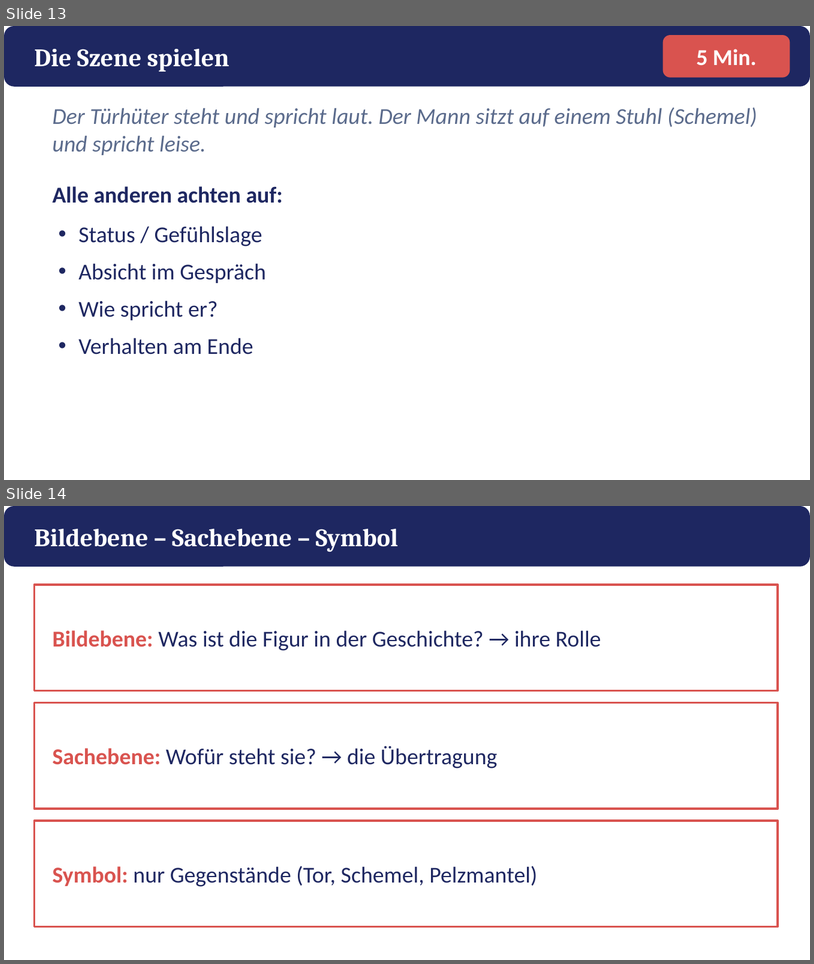
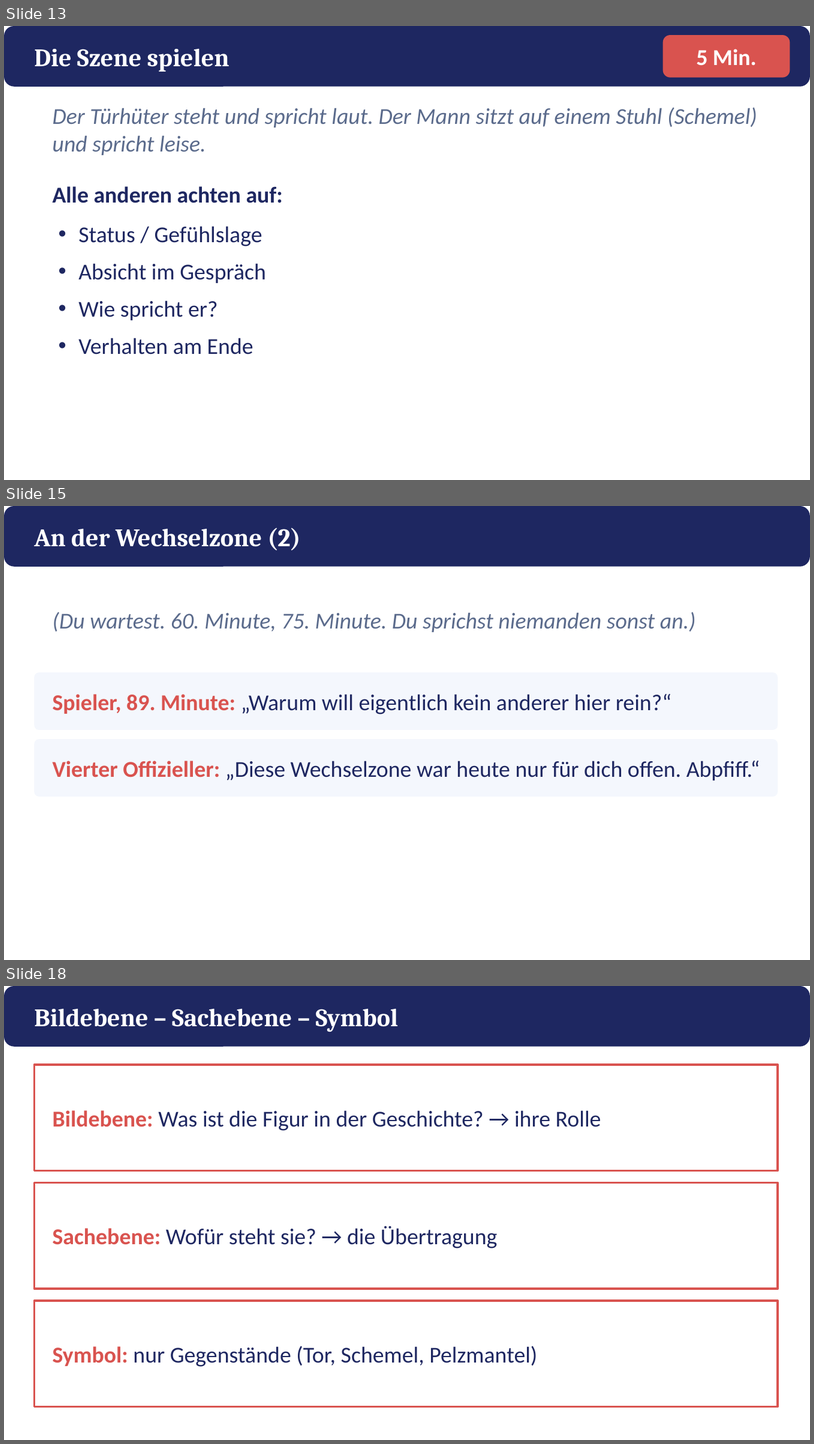
Before and after one commit to golzkonstantin-gif/Schule, a slide deck: Deutsch_11/Kafka_Vor_dem_Gesetz/Macht_Ohnmacht/Praesentation_Macht_Ohnmacht.pptx. Shown one above the other, each under a label of ours: slides 13 and 14 before the commit, slides 13, 15 and 18 after it; the slides between them are not shown. The pictures are 814x964 and 814x1444 pixels, drawn with LibreOffice and Linux fonts; fonts in the diff are those of the drawing. Boxes give left, top, right and bottom in pixels: in the first picture for what was removed or moved away, otherwise in the second. Text is boxed around its words. In the diff, an @@ line names an element or a change of style, - is before the commit and + after.

```diff
--- a/Deutsch_11/Kafka_Vor_dem_Gesetz/Macht_Ohnmacht/Praesentation_Macht_Ohnmacht.pptx
+++ b/Deutsch_11/Kafka_Vor_dem_Gesetz/Macht_Ohnmacht/Praesentation_Macht_Ohnmacht.pptx
@@ slide 15 added at [4,506,810,960], background #FFFFFF @@
@@ rounded rectangle added at [4,506,810,567], fill #1E2761 @@
@@ text added at [34,528,301,550], 30 pt, text #FFFFFF, bold @@
+An der Wechselzone (2)
@@ text added at [53,612,696,632], 27 pt, text #5B6B8C, italic @@
+(Du wartest. 60. Minute, 75. Minute. Du sprichst niemanden sonst an.)
@@ rounded rectangle added at [34,672,779,730], fill #F4F7FD @@
@@ text added at [53,694,672,714], 27 pt, text #1E2761 @@
+Spieler, 89. Minute: „Warum will eigentlich kein anderer hier rein?“
@@ rounded rectangle added at [34,739,779,796], fill #F4F7FD @@
@@ text added at [53,760,761,780], 27 pt, text #1E2761 @@
+Vierter Offizieller: „Diese Wechselzone war heute nur für dich offen. Abpfiff.“
@@ what was slide 14 is now slide 18 @@
```
Also in this commit, not shown: 3 other slides added, 6 other files.
